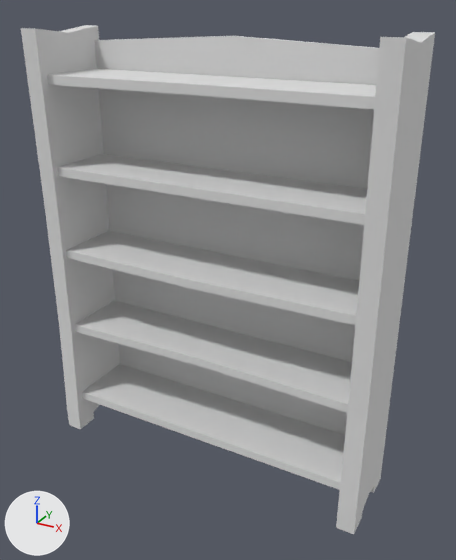
Renders of the glTF model models/ultimate-pack/low-poly-10/m/fantasy-library-empty.glb from each side of a commit.
Both versions are drawn from a 50 mm camera at (1.66, -2.83, 2.62) aimed at (0.1, 0.02, 1.2). Arrows for +X, +Y and +Z are at lower left; the lights stay in place. The older version comes first. Where no turn or scale is listed for an object, it has been applied to the vertices.

Names of what the first picture shows: 'library-empty'.
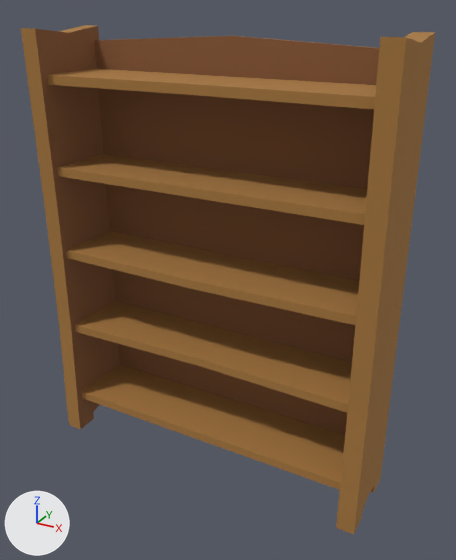
Location of each change, [x1, y1, x2, y2] in pixels of the pictures (456 x 560 px):
'library-empty', recoloured (white to brown): [21, 25, 435, 534] in both

The edits, one by one:
Material '12 BROWN' (mat_12_brown) changes colour from white #e7e7e7 to brown #a8783e; in linear values from (0.8, 0.8, 0.8) to (0.392, 0.188, 0.0482).
Material '11 BROWN-MEDIUM' (mat_11_brown_medium) changes colour from white #e7e7e7 to brown #885b39; in linear values from (0.8, 0.8, 0.8) to (0.246, 0.105, 0.0409).
